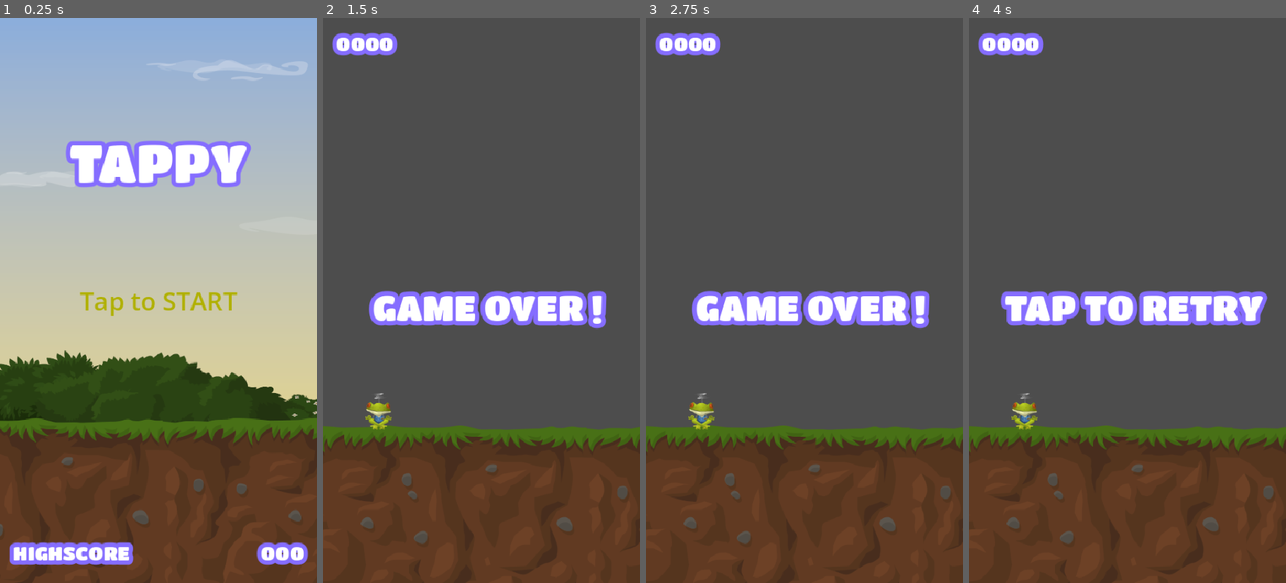
Above: before the commit, frames 1-4 (left to right).
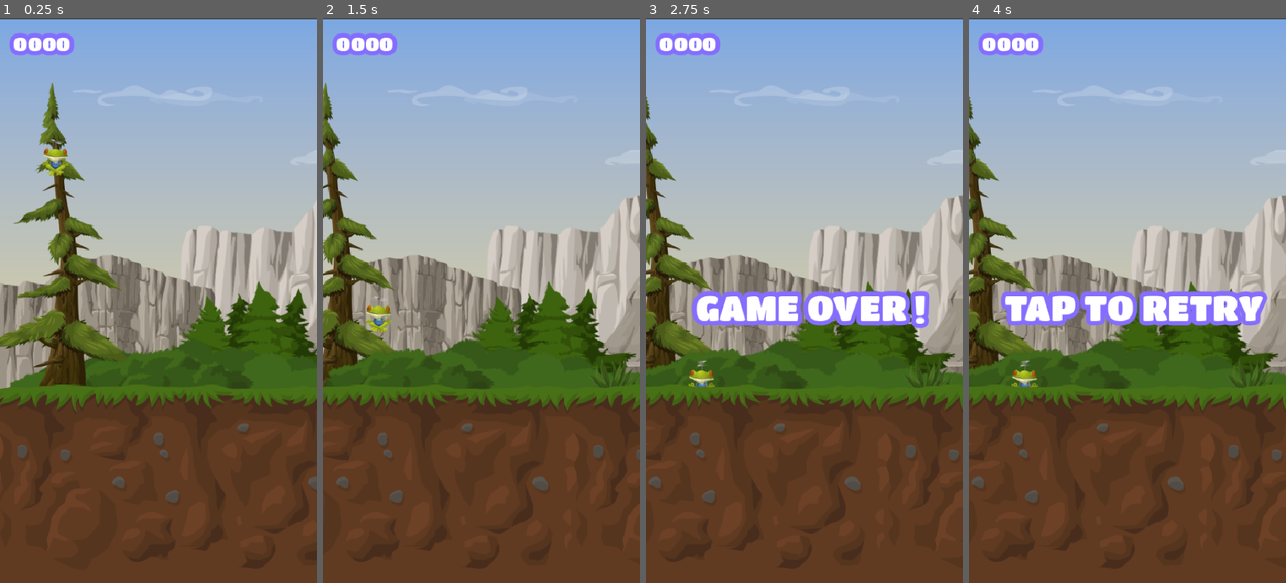
Above: after the commit, the same moments.

Repository: nzh0172/tappy
Game: Godot game, scene res://scenes/game.tscn
The game is run twice, just before and just after one commit, with the same random seed, the same clock (stepped at 60 frames per second) and the same inputs. Before the commit the project starts from res://scenes/main.tscn.
Inputs (mouse positions are in pixels of both pictures, inside the frame that each line leads up to):
- Up to frame 1 (0.25 s): no input
- Up to frame 2 (1.5 s): tap Enter at 0.5 s; move the mouse to (551, 272) at 0.52 s; hold Up (ui_up) 0.53-1.25 s; hold Space (fly) 0.53-1.25 s; click (551, 272) at 0.67 s; drag from (418, 328) to (465, 413) at 1.27 s
- Up to frame 3 (2.75 s): tap Space (fly) at 2 s; move the mouse to (836, 176) at 2.02 s; hold Down (ui_down) from 2.03 s (still down); tap Keypad Enter at 2.1 s
- Up to frame 4 (4 s): release Down (ui_down) at 2.75 s; tap Enter at 2.75, 3.5 s; drag from (1111, 413) to (1032, 215) at 2.77 s; move the mouse to (1222, 385) at 3.52 s; hold Up (ui_up) from 3.53 s (still down); tap Delete at 3.6 s

The runs differ from the first frame. In frame 1, 40% of the frame differs, in the area x 0-100%, y 0-100%; in frame 2, 77%; in frame 3, 73%; in frame 4, 72%.

Commit message:
18: parallax (Parallax2D)

Diff:
--- a/project.godot
+++ b/project.godot
@@ -11,7 +11,7 @@
 [application]
 
 config/name="tappy"
-run/main_scene="uid://8yhyev0gaydb"
+run/main_scene="uid://7fngfmfwj2cj"
 config/features=PackedStringArray("4.7", "Forward Plus")
 config/icon="uid://cwm2hn8t8yqbu"
 
--- a/scenes/game.tscn
+++ b/scenes/game.tscn
@@ -4,6 +4,7 @@
 [ext_resource type="PackedScene" uid="uid://d0jvylqtlms5y" path="res://scenes/pipes.tscn" id="1_lnu2h"]
 [ext_resource type="Texture2D" uid="uid://caprjg8ttjaw4" path="res://assets/background/Parallax0.png" id="1_uwrxv"]
 [ext_resource type="PackedScene" uid="uid://nliol7wdgux0" path="res://scenes/frog.tscn" id="2_yqjtg"]
+[ext_resource type="PackedScene" uid="uid://bspkgw6sbjumm" path="res://scenes/scrolling_bg.tscn" id="3_p57ef"]
 [ext_resource type="PackedScene" uid="uid://c635ln2g4je5q" path="res://scenes/game_ui.tscn" id="5_iywne"]
 
 [sub_resource type="WorldBoundaryShape2D" id="WorldBoundaryShape2D_jh35h"]
@@ -15,6 +16,9 @@
 script = ExtResource("1_lbhrr")
 pipes = ExtResource("1_lnu2h")
 
+[node name="ScrollingBg" parent="." unique_id=1938194105 instance=ExtResource("3_p57ef")]
+position = Vector2(1, 2)
+
 [node name="pipes spawner" type="Node2D" parent="." unique_id=1757094876]
 position = Vector2(512, -240)
 
@@ -25,6 +29,7 @@
 position = Vector2(521, 6)
 
 [node name="Parallax0" type="Sprite2D" parent="." unique_id=421168558]
+visible = false
 position = Vector2(396, 766)
 texture = ExtResource("1_uwrxv")
 
@@ -35,7 +40,7 @@
 shape = SubResource("WorldBoundaryShape2D_jh35h")
 
 [node name="floor" type="CollisionShape2D" parent="world boundary" unique_id=1040532460]
-position = Vector2(248, 625)
+position = Vector2(248, 576)
 shape = SubResource("WorldBoundaryShape2D_yqjtg")
 
 [node name="frog" parent="." unique_id=733220994 instance=ExtResource("2_yqjtg")]
--- /dev/null
+++ b/scenes/scrolling_bg.tscn
@@ -0,0 +1,69 @@
+[gd_scene format=3 uid="uid://bspkgw6sbjumm"]
+
+[ext_resource type="Texture2D" uid="uid://b7u1xim3gi5vd" path="res://assets/background/Parallax3.png" id="1_6ruaq"]
+[ext_resource type="Texture2D" uid="uid://c4y3hl71pwyul" path="res://assets/background/Gradient (z -6).png" id="1_5012q"]
+[ext_resource type="Texture2D" uid="uid://5761oo4hsg8s" path="res://assets/background/Parallax2.png" id="1_px12w"]
+[ext_resource type="Texture2D" uid="uid://caprjg8ttjaw4" path="res://assets/background/Parallax0.png" id="1_rftgw"]
+[ext_resource type="Texture2D" uid="uid://tddlvfl0ns6e" path="res://assets/background/Parallax1.png" id="1_ua0qi"]
+[ext_resource type="Texture2D" uid="uid://ddqpvgo6cqpwo" path="res://assets/background/Parallax5.png" id="1_xnmbe"]
+[ext_resource type="Texture2D" uid="uid://crl8d3pf6gfap" path="res://assets/background/Parallax4.png" id="2_5012q"]
+
+[node name="ScrollingBg" type="Node2D" unique_id=1938194105]
+
+[node name="Parallax2D7" type="Parallax2D" parent="." unique_id=1707209889]
+scroll_offset = Vector2(-4, -4)
+repeat_size = Vector2(480, 0)
+autoscroll = Vector2(-10, 0)
+
+[node name="sky" type="Sprite2D" parent="Parallax2D7" unique_id=631704715]
+position = Vector2(245, 431)
+texture = ExtResource("1_5012q")
+
+[node name="Parallax2D6" type="Parallax2D" parent="." unique_id=110806151]
+repeat_size = Vector2(1072, 0)
+autoscroll = Vector2(-10, 0)
+
+[node name="cloud5" type="Sprite2D" parent="Parallax2D6" unique_id=1868001695]
+position = Vector2(599, 160)
+texture = ExtResource("1_xnmbe")
+
+[node name="Parallax2D5" type="Parallax2D" parent="." unique_id=614079414]
+repeat_size = Vector2(1072, 0)
+autoscroll = Vector2(-20, 0)
+
+[node name="mountain4" type="Sprite2D" parent="Parallax2D5" unique_id=1746187851]
+position = Vector2(439, 479)
+texture = ExtResource("2_5012q")
+
+[node name="Parallax2D4" type="Parallax2D" parent="." unique_id=1075972770]
+repeat_size = Vector2(1072, 0)
+autoscroll = Vector2(-40, 0)
+
+[node name="tree3" type="Sprite2D" parent="Parallax2D4" unique_id=392060073]
+position = Vector2(636, 376)
+texture = ExtResource("1_6ruaq")
+
+[node name="Parallax2D3" type="Parallax2D" parent="." unique_id=1282236379]
+repeat_size = Vector2(1072, 0)
+autoscroll = Vector2(-60, 0)
+
+[node name="tree2" type="Sprite2D" parent="Parallax2D3" unique_id=1952165618]
+position = Vector2(457, 352)
+texture = ExtResource("1_px12w")
+
+[node name="Parallax2D2" type="Parallax2D" parent="." unique_id=96212366]
+repeat_size = Vector2(1072, 0)
+autoscroll = Vector2(-100, 0)
+
+[node name="shrub1" type="Sprite2D" parent="Parallax2D2" unique_id=1209017989]
+position = Vector2(534, 369)
+texture = ExtResource("1_ua0qi")
+
+[node name="Parallax2D" type="Parallax2D" parent="." unique_id=33022160]
+repeat_size = Vector2(1072, 0)
+autoscroll = Vector2(-120, 0)
+
+[node name="ground0" type="Sprite2D" parent="Parallax2D" unique_id=2054006021]
+z_index = 1
+position = Vector2(538, 702)
+texture = ExtResource("1_rftgw")
--- a/scripts/game.gd
+++ b/scripts/game.gd
@@ -32,3 +32,8 @@
 └ Canvas Layer node                             -- these are drawn in screen space
      └ Game UI (Control node)
 """
+
+# Parallax2D for scrolling bg
+#- Repeat size: width of the original image
+#- Autoscroll: How fast the scroll is
+#- Scroll scale and offset: Used with camera (please scroll past the camera at the same speed the camera moves)
